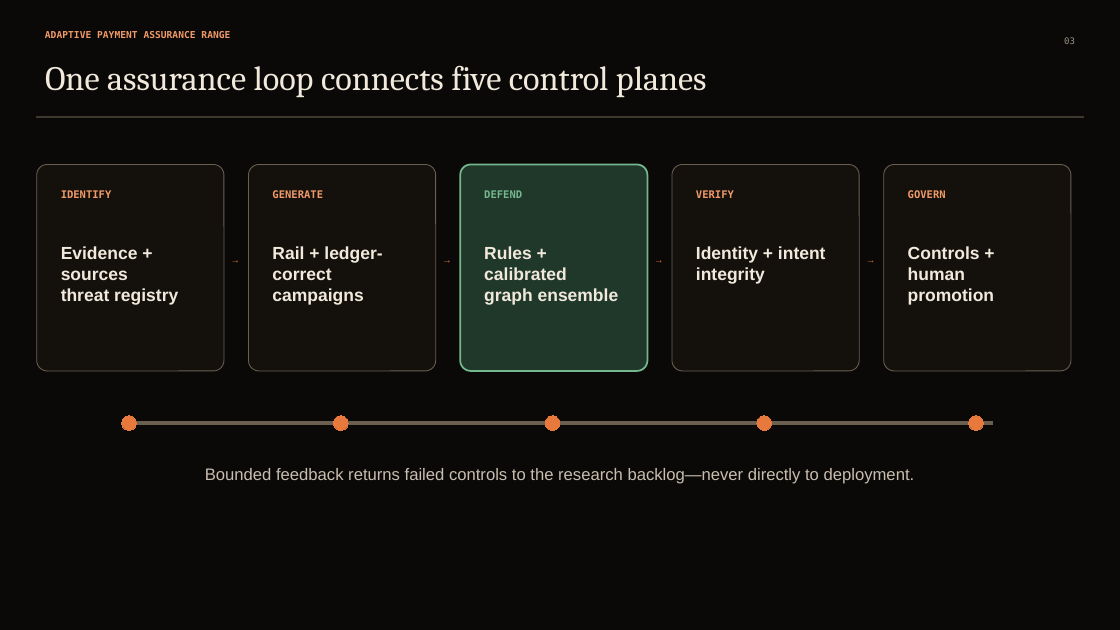
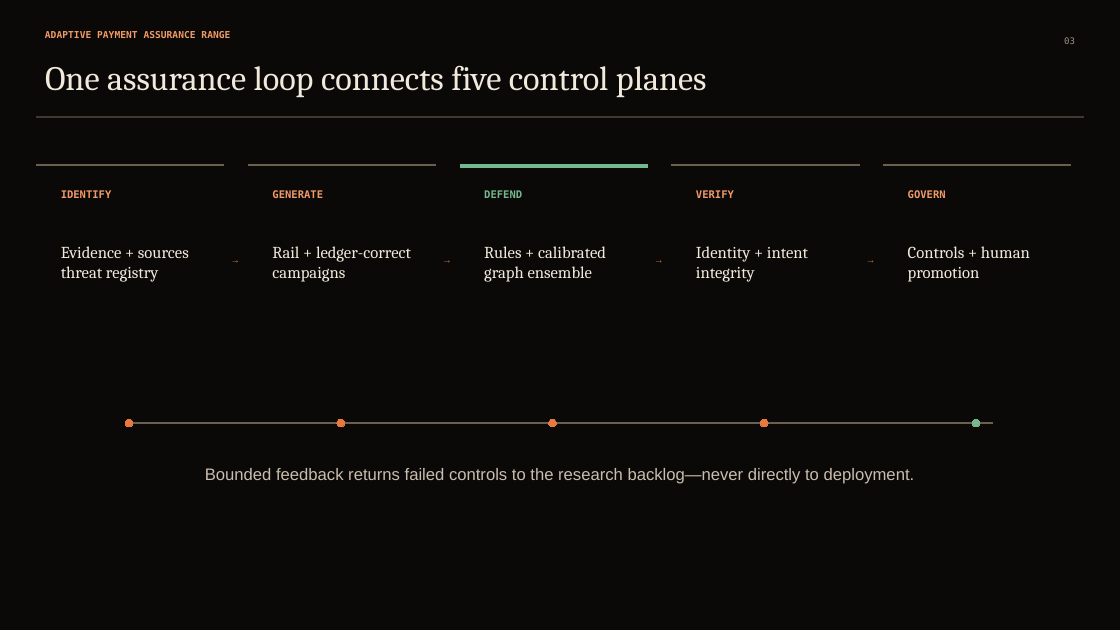
Before and after one commit to Dljdd/LedgerPeLabs, a slide deck: slide 3 of docs/submission/APAR_COMPETITION_DECK.pptx. Drawn at 1120x630 pixels with LibreOffice and Linux fonts; fonts in the diff are those of the drawing. Boxes give left, top, right and bottom in pixels: in the first picture for what was removed or moved away, otherwise in the second. Text is boxed around its words. In the diff, an @@ line names an element or a change of style, - is before the commit and + after.

Commit message:
design: refine competition deck editorial polish

```diff
--- a/docs/submission/APAR_COMPETITION_DECK.pptx
+++ b/docs/submission/APAR_COMPETITION_DECK.pptx
@@ rounded rectangle: place and size @@
-rounded rectangle at [37,165,224,371]
+rounded rectangle at [37,165,224,166]
@@ rounded rectangle: place and size @@
-rounded rectangle at [249,165,436,371]
+rounded rectangle at [249,165,436,166]
@@ rounded rectangle: place and size @@
-rounded rectangle at [460,165,648,371]
+rounded rectangle at [460,165,648,167]
@@ rounded rectangle at [460,165,648,167]: fill #20382A to #75B78E; outline #75B78E 1.5 pt to #75B78E 0 pt @@
@@ rounded rectangle: place and size @@
-rounded rectangle at [672,165,860,371]
+rounded rectangle at [672,165,860,166]
@@ fill #14110D to #6B5F50; outline #6B5F50 0.75 pt to #6B5F50 0 pt in 4 elements at [37,165,224,166], [249,165,436,166], [672,165,860,166], [884,165,1071,166] @@
@@ rounded rectangle: place and size @@
-rounded rectangle at [884,165,1071,371]
+rounded rectangle at [884,165,1071,166]
@@ size 15 to 14.2 pt, font Arial to Cambria, bold off in 5 elements at [61,246,189,282], [272,246,411,282], [484,246,606,282], [696,246,808,282], [908,246,1030,282] @@
@@ ellipse: place and size @@
-ellipse at [122,416,137,431]
+ellipse at [125,419,133,427]
@@ ellipse: place and size @@
-ellipse at [334,416,349,431]
+ellipse at [337,419,344,427]
@@ ellipse: place and size @@
-ellipse at [545,416,560,431]
+ellipse at [549,419,556,427]
@@ ellipse: place and size @@
-ellipse at [757,416,772,431]
+ellipse at [760,419,768,427]
@@ ellipse: place and size @@
-ellipse at [969,416,984,431]
+ellipse at [972,419,980,427]
@@ ellipse at [972,419,980,427]: fill #E8793D to #75B78E; outline #E8793D 0 pt to #75B78E 0 pt @@
```
Also in this commit, not shown: 10 other slides changed, 2 other files.
